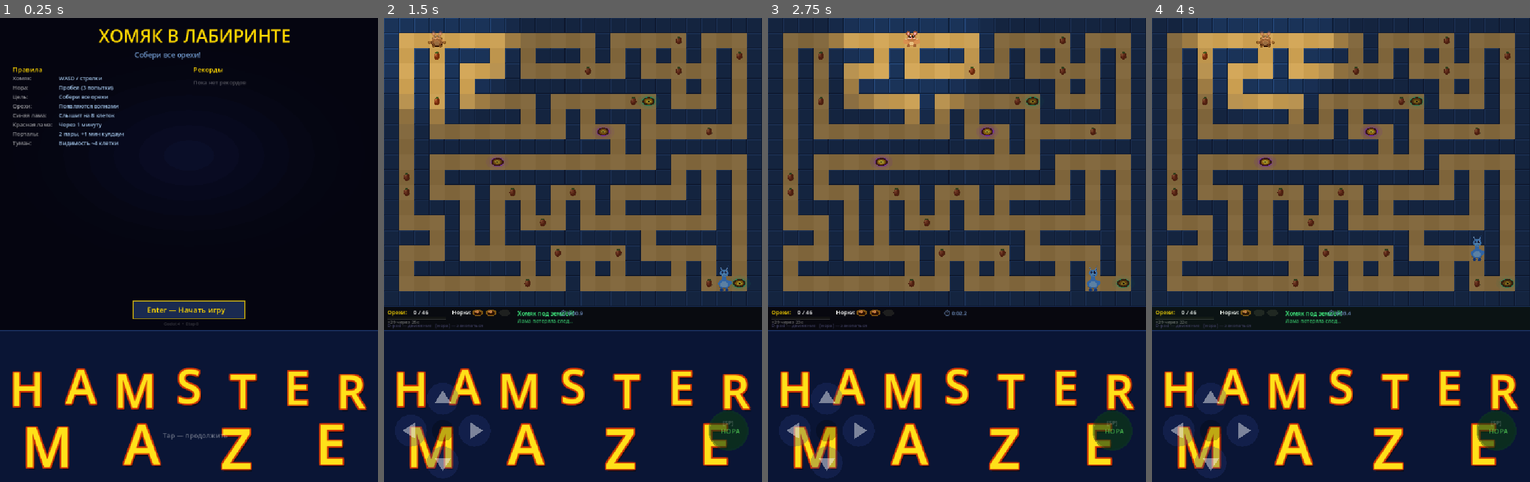
Above: before the commit, frames 1-4 (left to right).
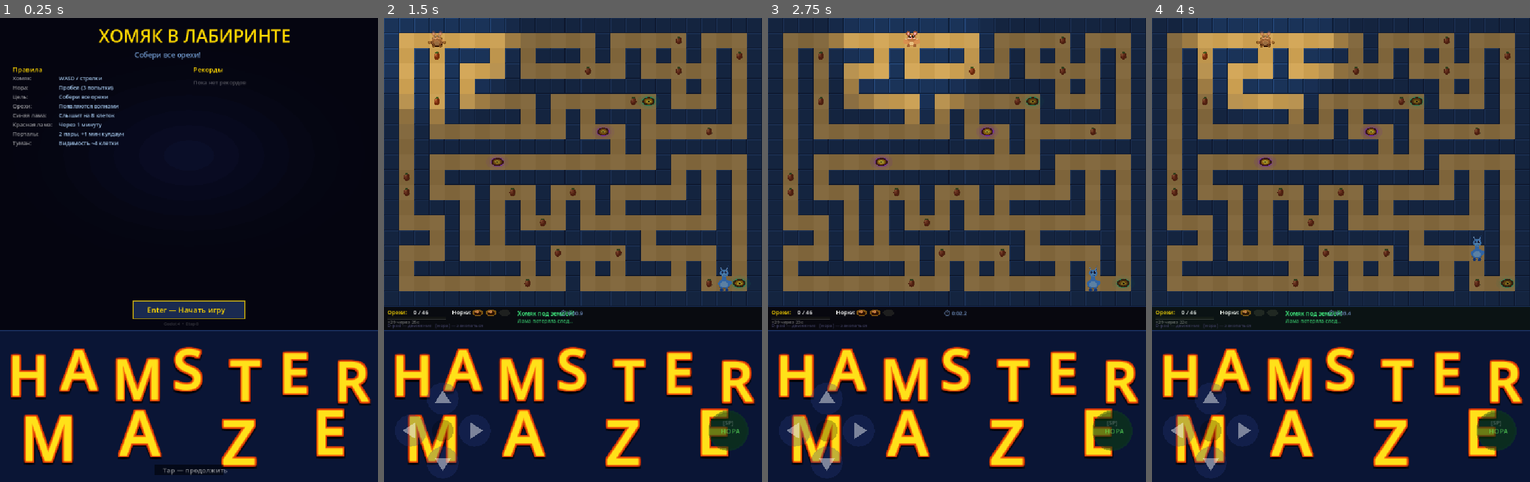
Above: after the commit, the same moments.

Repository: AndriiDiabolus/Diabolus-repository-Godot4-hamster-maze
Game: Godot game, scene res://scenes/Main.tscn
Same seed, same stepped clock (60 frames per second), same inputs: the game is played once before the commit and once after it.
Inputs (mouse positions are in pixels of both pictures, inside the frame that each line leads up to):
- Up to frame 1 (0.25 s): no input
- Up to frame 2 (1.5 s): tap Enter at 0.5, 0.6 s; move the mouse to (656, 226) at 0.52 s; hold D 0.53-1.25 s; click (656, 226) at 0.67 s; tap Space at 0.77 s; drag from (497, 273) to (554, 342) at 1.27 s
- Up to frame 3 (2.75 s): tap Space at 2 s; move the mouse to (994, 147) at 2.02 s; hold D from 2.03 s (still down); tap Enter at 2.1 s
- Up to frame 4 (4 s): release D at 2.75 s; drag from (1322, 342) to (1227, 180) at 2.77 s; tap Enter at 3.5, 3.6 s; move the mouse to (1454, 319) at 3.52 s; hold A from 3.53 s (still down); tap Space at 3.77 s

The runs differ from the first frame. In frame 1, 8.8% of the frame differs, in the area x 2-99%, y 70-99%; in frame 2, 8.3%; in frame 3, 8.3%; in frame 4, 8.3%.

Commit message:
feat: bigger rockier Flintstones title — 75% zone fill, 4-layer outline, x+y wobble
- sz 110/130 → 130/145, fills ~75% of 360px controls zone
- y_offs range ±15, x_offs ±6 for horizontal stone-like irregularity
- 4-layer draw: deep shadow → thick red-orange outline (4px) → orange glow → yellow fill

Co-Authored-By: Claude Sonnet 4.6 <noreply@anthropic.com>

Diff:
--- a/scripts/main.gd
+++ b/scripts/main.gd
@@ -1138,9 +1138,11 @@
 	_draw_ctrl_title()
 
 	if _state != "play":
-		# sits in gap between HAMSTER (bottom≈951) and MAZE (top≈965)
-		draw_string(font, Vector2(C.W * 0.5 - 62, zone_y + 255.0),
-			"Tap — продолжить", HORIZONTAL_ALIGNMENT_LEFT, -1, 16, Color(1, 1, 1, 0.40))
+		# "Tap" at bottom of zone with dark pill for readability
+		var tap_y := zone_y + float(C.CTRL_H) - 22.0
+		draw_rect(Rect2(C.W * 0.5 - 82.0, tap_y - 19.0, 164.0, 24.0), Color(0, 0, 0, 0.55))
+		draw_string(font, Vector2(C.W * 0.5 - 62.0, tap_y),
+			"Tap — продолжить", HORIZONTAL_ALIGNMENT_LEFT, -1, 16, Color(1, 1, 1, 0.55))
 		return
 
 	var active: Array = _touch_dirs.values()
@@ -1174,41 +1176,55 @@
 
 func _draw_ctrl_title() -> void:
 	var zone_y: float = C.H + C.HUD
-	# Per-char vertical offsets for rocky/stone uneven look
-	var y_offs: Array = [0.0, -6.0, 4.0, -7.0, 5.0, -3.0, 6.0, -5.0, 3.0, -6.0, 4.0, -4.0]
-	# Both words fully inside controls zone, stretched across full 900px width
-	_draw_rocky_word("HAMSTER", 0.0, float(C.W), zone_y + 180.0, 110, y_offs)
-	_draw_rocky_word("MAZE",    0.0, float(C.W), zone_y + 325.0, 130, y_offs)
-
-
-func _draw_rocky_word(text: String, zone_x: float, zone_w: float, baseline_y: float, sz: int, y_offs: Array) -> void:
+	# Bigger irregular offsets — Flintstones stone wobble
+	var y_offs: Array = [0.0, -13.0, 9.0, -15.0, 11.0, -6.0, 14.0, -10.0, 7.0, -12.0, 8.0, -9.0]
+	var x_offs: Array = [3.0,  -5.0, 6.0,  -3.0,  5.0, -6.0,  2.0,  -4.0, 6.0,  -2.0, 4.0, -5.0]
+	# 75% of 360px zone = ~270px text, ~45px margins top & bottom
+	# sz=130 ascent≈104px → HAMSTER baseline zone_y+155, MAZE sz=145 baseline zone_y+310
+	_draw_rocky_word("HAMSTER", 0.0, float(C.W), zone_y + 155.0, 130, y_offs, x_offs)
+	_draw_rocky_word("MAZE",    0.0, float(C.W), zone_y + 310.0, 145, y_offs, x_offs)
+
+
+func _draw_rocky_word(text: String, zone_x: float, zone_w: float, baseline_y: float, sz: int, y_offs: Array, x_offs: Array) -> void:
 	var font    := ThemeDB.fallback_font
-	var fill    := Color(1.0,  0.88, 0.10, 1.0)
-	var outline := Color(0.80, 0.20, 0.02, 1.0)
-	var shadow  := Color(0.0,  0.0,  0.0,  0.55)
+	var fill    := Color(1.00, 0.88, 0.10, 1.0)   # warm yellow
+	var outline := Color(0.82, 0.20, 0.02, 1.0)   # red-orange
+	var shadow  := Color(0.00, 0.00, 0.00, 0.65)  # dark drop shadow
+	var glow    := Color(1.00, 0.50, 0.05, 0.45)  # orange inner glow
 
 	var n      := text.length()
-	var slot_w := zone_w / float(n)   # evenly distribute each char across full width
+	var slot_w := zone_w / float(n)
 
 	for i in range(n):
 		var ch   := text[i]
 		var dy   := y_offs[i % y_offs.size()] as float
+		var dx   := x_offs[i % x_offs.size()] as float
 		var ch_w := font.get_string_size(ch, HORIZONTAL_ALIGNMENT_LEFT, -1, sz).x
-		# Centre glyph in its equal-width slot
-		var x    := zone_x + float(i) * slot_w + (slot_w - ch_w) * 0.5
+		var x    := zone_x + float(i) * slot_w + (slot_w - ch_w) * 0.5 + dx
 		var pos  := Vector2(x, baseline_y + dy)
 
-		# Drop shadow
-		draw_string(font, pos + Vector2(4, 6), ch, HORIZONTAL_ALIGNMENT_LEFT, -1, sz, shadow)
-
-		# Red-orange outline: 8 directions × 3px
-		for ox in [-3, 0, 3]:
-			for oy in [-3, 0, 3]:
+		# Layer 1 — deep drop shadow (offset down-right)
+		for ox in [-5, 0, 5]:
+			for oy in [-5, 0, 5]:
+				if ox != 0 or oy != 0:
+					draw_string(font, pos + Vector2(ox, oy + 4), ch,
+						HORIZONTAL_ALIGNMENT_LEFT, -1, sz, shadow)
+
+		# Layer 2 — thick red-orange stone outline (4px radius, 8 dir)
+		for ox in [-4, -2, 0, 2, 4]:
+			for oy in [-4, -2, 0, 2, 4]:
 				if ox != 0 or oy != 0:
 					draw_string(font, pos + Vector2(ox, oy), ch,
 						HORIZONTAL_ALIGNMENT_LEFT, -1, sz, outline)
 
-		# Yellow fill on top
+		# Layer 3 — orange inner glow (tighter, 2px)
+		for ox in [-2, 0, 2]:
+			for oy in [-2, 0, 2]:
+				if ox != 0 or oy != 0:
+					draw_string(font, pos + Vector2(ox, oy), ch,
+						HORIZONTAL_ALIGNMENT_LEFT, -1, sz, glow)
+
+		# Layer 4 — yellow fill on top
 		draw_string(font, pos, ch, HORIZONTAL_ALIGNMENT_LEFT, -1, sz, fill)
 
 
